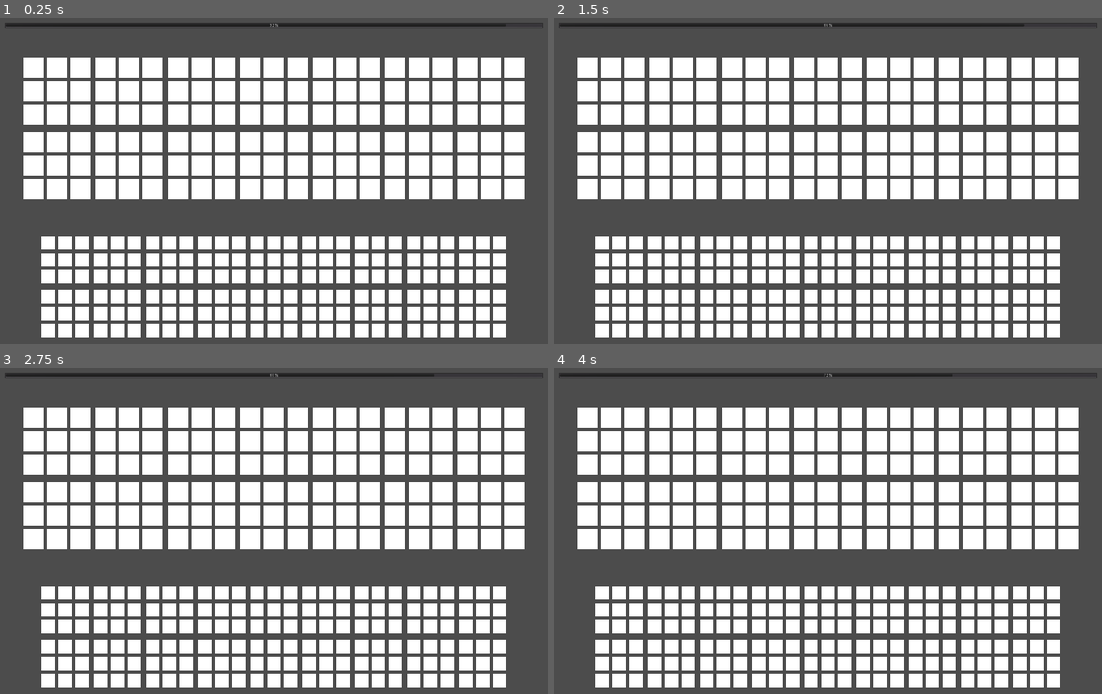
Above: before the commit, frames 1-4 (two rows, left to right).
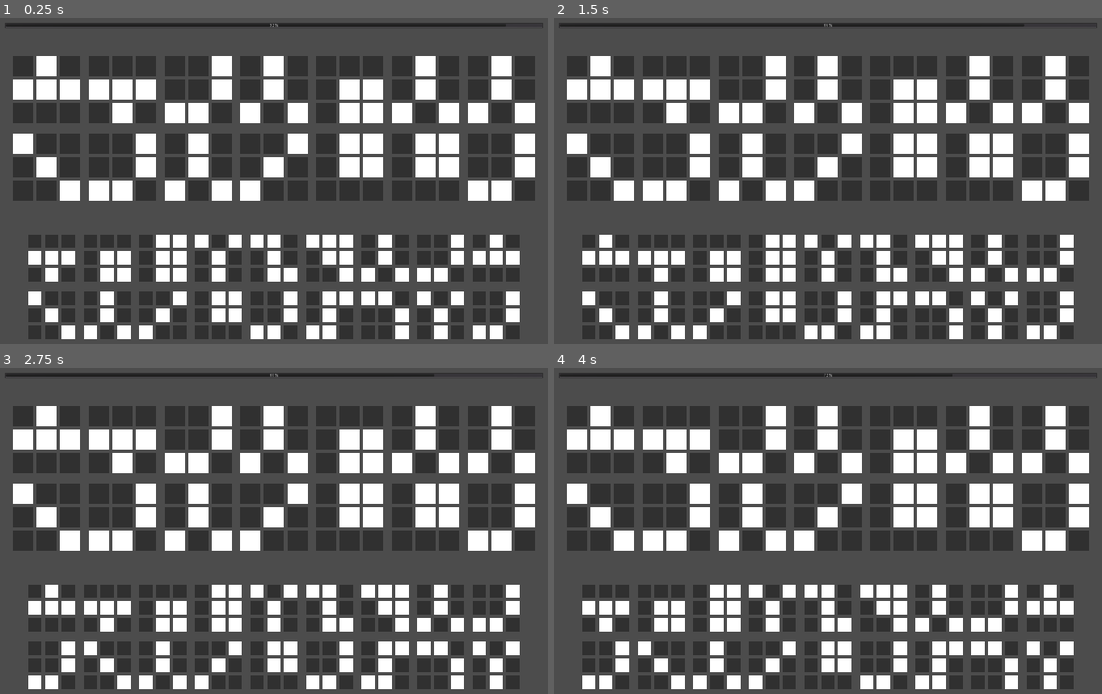
Above: after the commit, the same moments.

Repository: abarichello/gamine
Game: Godot game, scene res://scenes/Main.tscn
Two runs of this game, one before a commit and one after it. Both use one fixed random seed, a clock stepped at 60 frames per second and the inputs below.
Inputs:
- Up to frame 1 (0.25 s): no input
- Up to frame 2 (1.5 s): tap Enter (ui_accept) at 0.5, 1.35 s; hold Right (ui_right) 0.53-1.28 s; hold Enter (ui_accept) 0.53-1.28 s; hold Down (ui_down) from 1.28 s (still down)
- Up to frame 3 (2.75 s): tap Enter (ui_accept) at 1.52, 1.82, 2 s; release Down (ui_down) at 2.03 s; hold Right (ui_right) from 2.03 s (still down); hold Enter (ui_accept) from 2.03 s (still down)
- Up to frame 4 (4 s): release Right (ui_right) at 2.78 s; release Enter (ui_accept) at 2.78 s; hold Up (ui_up) 2.78-3.53 s; tap Enter (ui_accept) at 2.85, 3.02, 3.32, 3.5 s; hold Left (ui_left) from 3.53 s (still down); hold Enter (ui_accept) from 3.53 s (still down)

The runs differ from the first frame. In frame 1, 45% of the frame differs, in the area x 2-98%, y 11-99%; in frame 2, 45%; in frame 3, 45%; in frame 4, 45%.

Commit message:
PieceBuilder system

Diff:
--- a/game/scenes/Game.tscn
+++ b/game/scenes/Game.tscn
@@ -3,7 +3,7 @@
 [ext_resource path="res://scripts/Game.gd" type="Script" id=1]
 [ext_resource path="res://scenes/Data.tscn" type="PackedScene" id=2]
 
-[node name="Game" type="Control" index="0"]
+[node name="Game" type="Control"]
 
 anchor_left = 0.0
 anchor_top = 0.0
@@ -136,16 +136,16 @@
 anchor_right = 0.0
 anchor_bottom = 0.0
 margin_left = 960.0
-margin_top = 222.0
+margin_top = 220.0
 margin_right = 960.0
-margin_bottom = 237.0
-rect_pivot_offset = Vector2( 0, 0 )
-rect_clip_content = false
-mouse_filter = 1
-mouse_default_cursor_shape = 0
-size_flags_horizontal = 4
-size_flags_vertical = 4
-custom_constants/separation = 20
+margin_bottom = 240.0
+rect_pivot_offset = Vector2( 0, 0 )
+rect_clip_content = false
+mouse_filter = 1
+mouse_default_cursor_shape = 0
+size_flags_horizontal = 1
+size_flags_vertical = 1
+custom_constants/separation = 30
 alignment = 0
 _sections_unfolded = [ "Anchor", "Focus", "Grow Direction", "Hint", "Margin", "Material", "Mouse", "Pause", "Rect", "Size Flags", "Theme", "Visibility", "custom_constants" ]
 
@@ -159,9 +159,9 @@
 rect_clip_content = false
 mouse_filter = 1
 mouse_default_cursor_shape = 0
-size_flags_horizontal = 1
-size_flags_vertical = 1
-custom_constants/separation = 15
+size_flags_horizontal = 0
+size_flags_vertical = 0
+custom_constants/separation = 25
 alignment = 0
 _sections_unfolded = [ "Anchor", "Focus", "Grow Direction", "Hint", "Margin", "Material", "Mouse", "Pause", "Rect", "Size Flags", "Theme", "Visibility", "custom_constants" ]
 
@@ -171,15 +171,15 @@
 anchor_top = 0.0
 anchor_right = 0.0
 anchor_bottom = 0.0
-margin_top = 20.0
-margin_bottom = 20.0
-rect_pivot_offset = Vector2( 0, 0 )
-rect_clip_content = false
-mouse_filter = 1
-mouse_default_cursor_shape = 0
-size_flags_horizontal = 1
-size_flags_vertical = 1
-custom_constants/separation = 15
+margin_top = 30.0
+margin_bottom = 30.0
+rect_pivot_offset = Vector2( 0, 0 )
+rect_clip_content = false
+mouse_filter = 1
+mouse_default_cursor_shape = 0
+size_flags_horizontal = 1
+size_flags_vertical = 1
+custom_constants/separation = 25
 alignment = 0
 _sections_unfolded = [ "Anchor", "Focus", "Grow Direction", "Hint", "Margin", "Material", "Mouse", "Pause", "Rect", "Size Flags", "Theme", "Visibility", "custom_constants" ]
 
@@ -217,7 +217,7 @@
 mouse_default_cursor_shape = 0
 size_flags_horizontal = 4
 size_flags_vertical = 4
-custom_constants/separation = 20
+custom_constants/separation = 30
 alignment = 0
 _sections_unfolded = [ "Anchor", "Focus", "Grow Direction", "Hint", "Margin", "Material", "Mouse", "Pause", "Rect", "Size Flags", "Theme", "Visibility", "custom_constants" ]
 
@@ -233,7 +233,7 @@
 mouse_default_cursor_shape = 0
 size_flags_horizontal = 1
 size_flags_vertical = 1
-custom_constants/separation = 15
+custom_constants/separation = 25
 alignment = 0
 _sections_unfolded = [ "Anchor", "Focus", "Grow Direction", "Hint", "Margin", "Material", "Mouse", "Pause", "Rect", "Size Flags", "Theme", "Visibility", "custom_constants" ]
 
@@ -243,15 +243,15 @@
 anchor_top = 0.0
 anchor_right = 0.0
 anchor_bottom = 0.0
-margin_top = 20.0
-margin_bottom = 20.0
-rect_pivot_offset = Vector2( 0, 0 )
-rect_clip_content = false
-mouse_filter = 1
-mouse_default_cursor_shape = 0
-size_flags_horizontal = 1
-size_flags_vertical = 1
-custom_constants/separation = 15
+margin_top = 30.0
+margin_bottom = 30.0
+rect_pivot_offset = Vector2( 0, 0 )
+rect_clip_content = false
+mouse_filter = 1
+mouse_default_cursor_shape = 0
+size_flags_horizontal = 1
+size_flags_vertical = 1
+custom_constants/separation = 25
 alignment = 0
 _sections_unfolded = [ "Anchor", "Focus", "Grow Direction", "Hint", "Margin", "Material", "Mouse", "Pause", "Rect", "Size Flags", "Theme", "Visibility", "custom_constants" ]
 
--- a/game/scenes/Piece.tscn
+++ b/game/scenes/Piece.tscn
@@ -3,7 +3,7 @@
 [ext_resource path="res://scripts/Piece.gd" type="Script" id=1]
 [ext_resource path="res://scenes/Bit.tscn" type="PackedScene" id=2]
 
-[node name="Piece" type="GridContainer"]
+[node name="Piece" type="GridContainer" index="0"]
 
 anchor_left = 0.0
 anchor_top = 0.0
--- a/game/scripts/Data.gd
+++ b/game/scripts/Data.gd
@@ -18,10 +18,10 @@
     upper_select = shuffle_array(fill_select(upper_row, upper_select))
     lower_select = shuffle_array(fill_select(lower_row, lower_select))
 
-    map_line(upper_row, global.UPPER_ROW, 001110000, 60)
-    map_line(lower_row, global.LOWER_ROW, 110001111, 60)
-    map_line(upper_select, global.UPPER_SELECT, 000000111, 40)
-    map_line(lower_select, global.LOWER_SELECT, 111000111, 40)
+    map_line(upper_row, global.UPPER_ROW, 60)
+    map_line(lower_row, global.LOWER_ROW, 60)
+    map_line(upper_select, global.UPPER_SELECT, 40)
+    map_line(lower_select, global.LOWER_SELECT, 40)
 
 # --- Game Logic ---
 
@@ -58,9 +58,9 @@
     return shuffled
 
 # Map array of random numbers to pieces/text
-func map_line(row, target_path, serial, size):
-    for i in range(0, row.size()):
+func map_line(row, target_path, size):
+    for i in range(row.size()):
         var piece = Piece.instance()
-        var id = str(row[i])
-        piece.setup(id, serial, size)
+        var id = row[i]
+        piece.setup(id, size)
         get_node(target_path).add_child(piece)
--- a/game/scripts/GLOBALS.gd
+++ b/game/scripts/GLOBALS.gd
@@ -7,7 +7,7 @@
 const COLUMNS_SELECT = 9
 
 # Magic numbers
-const PIECE_VARIATIONS = 20
+const PIECE_VARIATIONS = 18
 const TIME_AVAILABLE = 15
 
 # Paths
--- a/game/scripts/Game.gd
+++ b/game/scripts/Game.gd
@@ -32,8 +32,8 @@
 
 # Check the center selection against the current level
 func check_selection():
-    var up_ok = int(get_node(global.UPPER_SELECT).get_child(4).name) == $Data.upper_row[$Data.level]
-    var down_ok = int(get_node(global.LOWER_SELECT).get_child(4).name) == $Data.lower_row[$Data.level]
+    var up_ok = int(get_node(global.UPPER_SELECT).get_child(4).id) == $Data.upper_row[$Data.level]
+    var down_ok = int(get_node(global.LOWER_SELECT).get_child(4).id) == $Data.lower_row[$Data.level]
 
     if up_ok and down_ok:
         $Data.level += 1
--- a/game/scripts/Piece.gd
+++ b/game/scripts/Piece.gd
@@ -4,14 +4,41 @@
 var serial
 var id
 
-func setup(id, serial, size):
+func setup(id, size):
     self.id = id
-    self.serial = serial
+    self.serial = get_serial(id)
 
     rect_pivot_offset = rect_min_size / 2
 
-    for i in range(0, 9):
+    for i in range(9):
         var bit = Bit.instance()
         self.add_child(bit)
-        get_child(i).rect_min_size = Vector2(size, size)
-        get_child(i).rect_size = Vector2(size, size)
+
+        var child = get_child(i)
+        child.rect_min_size = Vector2(size, size)
+        child.rect_size = Vector2(size, size)
+        if str(self.serial)[i] == "0":
+            child.self_modulate = Color(0.19, 0.19, 0.19)
+
+func get_serial(id):
+    var sr = "11111111"
+    match id:
+        0:  sr = "001001110"
+        1:  sr = "111011001"
+        2:  sr = "010101010"
+        3:  sr = "000111010"
+        4:  sr = "110110110"
+        5:  sr = "100010001"
+        6:  sr = "010010101"
+        7:  sr = "000011011"
+        8:  sr = "010111000"
+        9: sr = "110001001"
+        10: sr = "001001110"
+        11: sr = "101010010"
+        12: sr = "001011111"
+        13: sr = "011011011"
+        14: sr = "001010100"
+        15: sr = "110010011"
+        16: sr = "011010110"
+        17: sr = "011011000"
+    return sr
